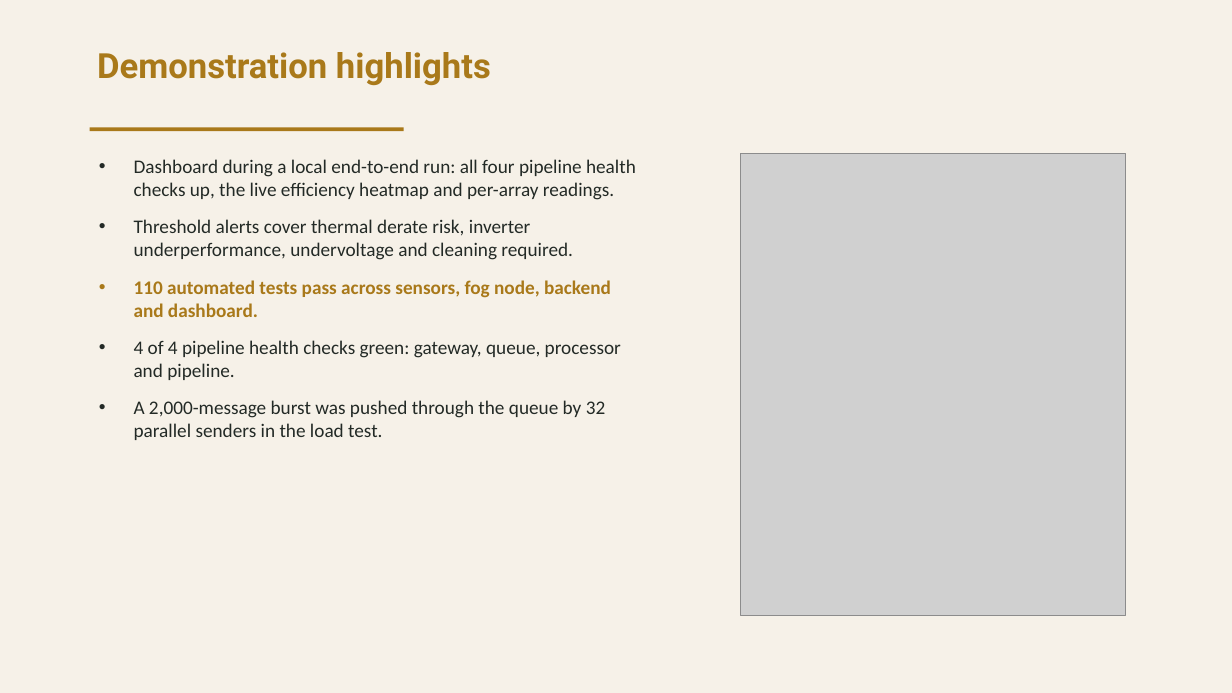
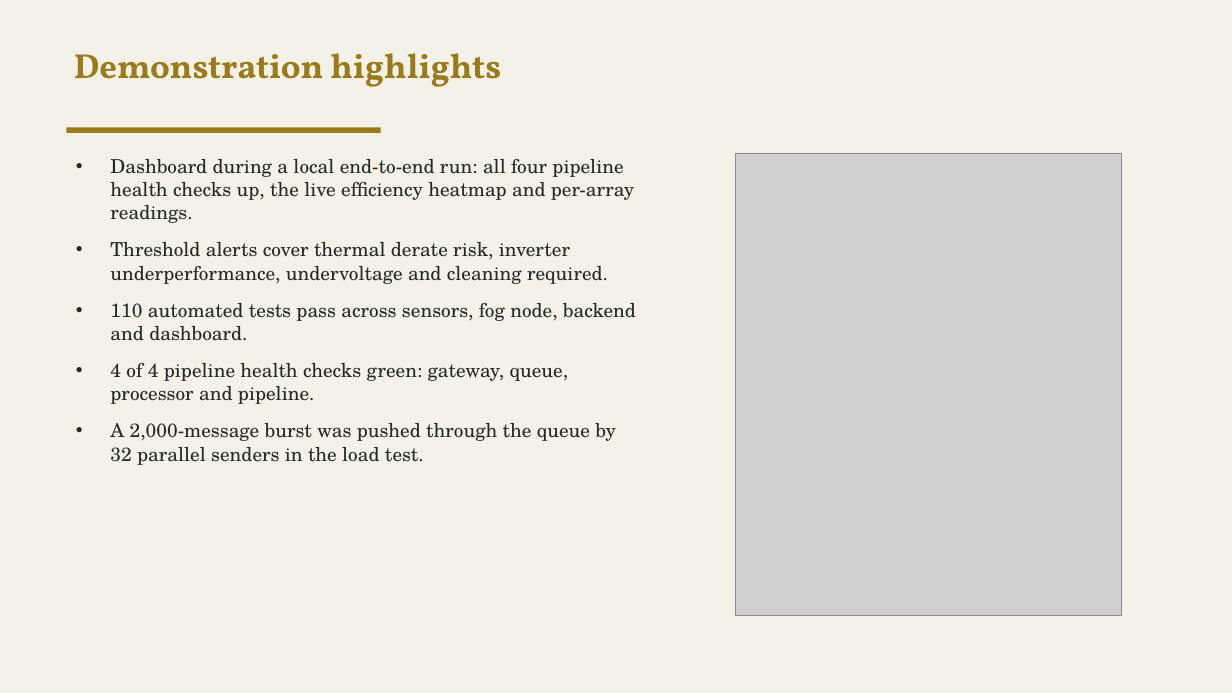
Before and after one commit to valletivarish/FEC_version_2, a slide deck: slide 4 of ppt/solar-farm-monitoring.pptx. Drawn at 1232x693 pixels with LibreOffice and Linux fonts; fonts in the diff are those of the drawing; grey boxes stand for pictures. Boxes give left, top, right and bottom in pixels: in the first picture for what was removed or moved away, otherwise in the second. Text is boxed around its words. In the diff, an @@ line names an element or a change of style, - is before the commit and + after.

Commit message:
Re-theme project 04 deck (teal band, badge-free) + all 8 unassigned spare decks to distinct new themes; clear bold highlighting

```diff
--- a/ppt/solar-farm-monitoring.pptx
+++ b/ppt/solar-farm-monitoring.pptx
@@ rectangle at (0,0,1232,693): fill #F6F1E8 to #F4F1E8 @@
@@ title "Demonstration highlights": place and size @@
-title "Demonstration highlights" at (97,52,491,86)
+title "Demonstration highlights" at (74,53,501,87)
@@ title "Demonstration highlights" at (74,53,501,87): font Roboto to Vollkorn, text colour #A9791A to #9A7B1A @@
@@ rectangle: place and size @@
-rectangle at (90,128,404,131)
+rectangle at (67,128,381,133)
@@ rectangle at (67,128,381,133): fill #A9791A to #9A7B1A @@
@@ text "Dashboard during a local end-to-end ...": place and size @@
-text "Dashboard during a local end-to-end ..." at (134,159,636,440)
+text "Dashboard during a local end-to-end ..." at (110,159,636,465)
@@ text "Dashboard during a local end-to-end ..." at (110,159,636,465): font Calibri to TeX Gyre Schola; text colour #A9791A to #232A26, bold off in "110 automated tests pass across sensors, fog ..." @@
@@ picture: place and size @@
-picture at (740,153,1126,616)
+picture at (736,153,1121,616)
```
Also in this commit, not shown: 5 other slides changed, 9 other files.
